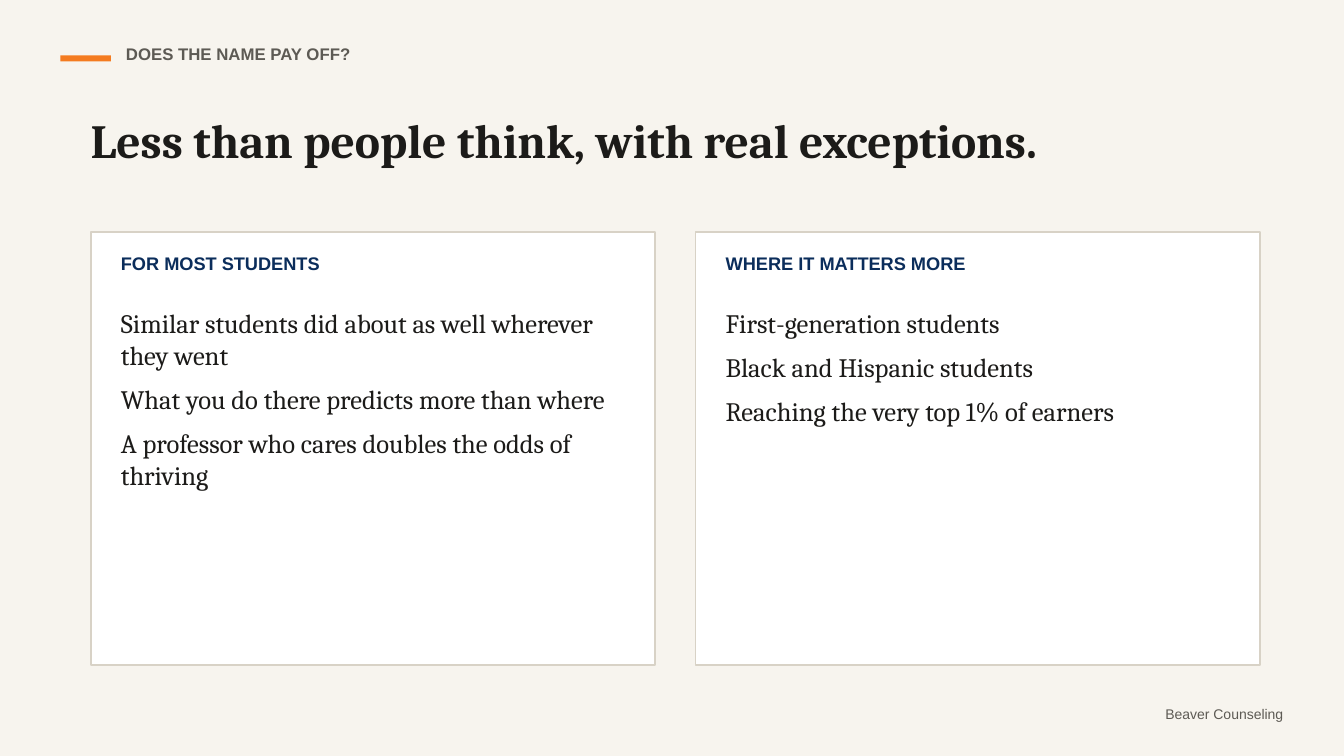
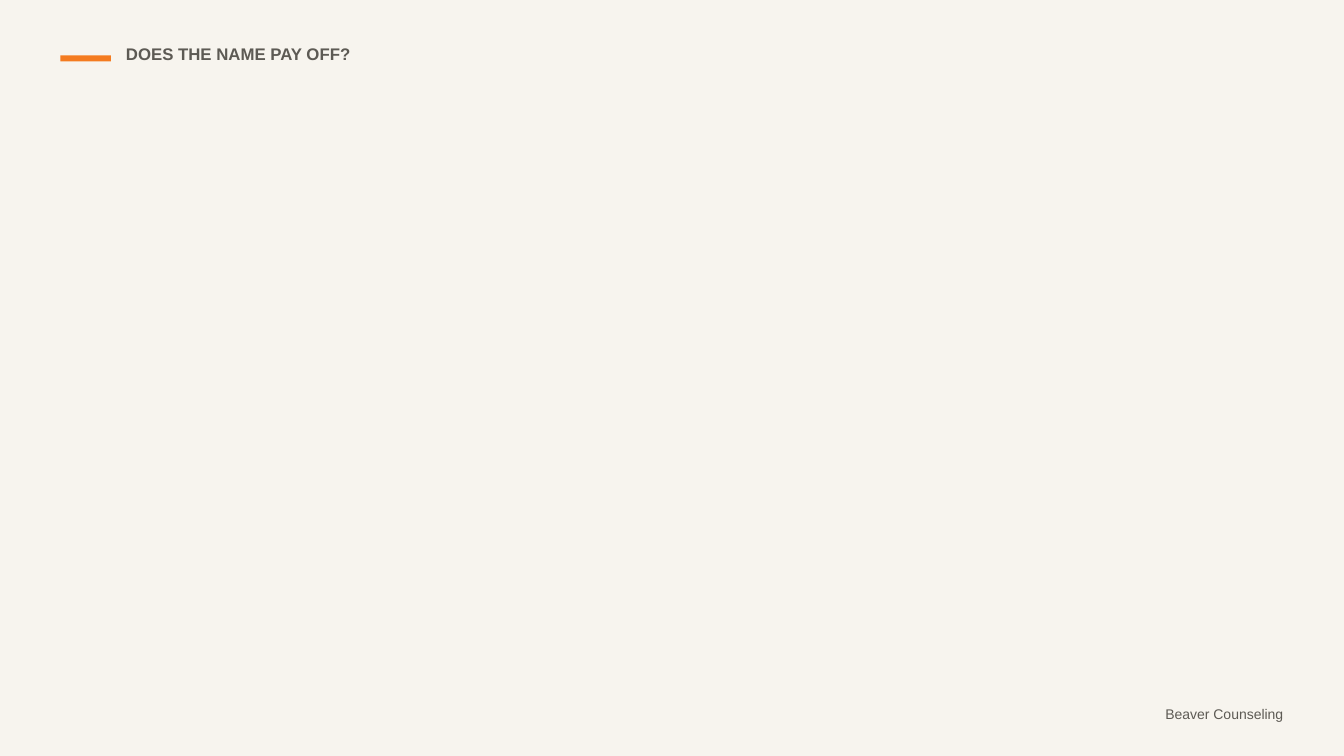
Before and after one commit to rmwtoolkit/bcds-toolkit, a slide deck: slide 6 of decks/the-college-process-lesson-v2.pptx (slide 5 before the commit). Drawn at 1344x756 pixels with LibreOffice and Linux fonts; fonts in the diff are those of the drawing; background and template pictures are left out. Boxes give left, top, right and bottom in pixels: in the first picture for what was removed or moved away, otherwise in the second. Text is boxed around its words. In the diff, an @@ line names an element or a change of style, - is before the commit and + after.

```diff
--- a/decks/the-college-process-lesson-v2.pptx
+++ b/decks/the-college-process-lesson-v2.pptx
@@ text removed at bbox=[91, 125, 1037, 168] @@
-Less than people think, with real exceptions.
@@ rectangle removed at bbox=[91, 232, 655, 665] @@
@@ rectangle removed at bbox=[696, 232, 1260, 665] @@
@@ text removed at bbox=[121, 257, 320, 270] @@
-FOR MOST STUDENTS
@@ text removed at bbox=[726, 257, 966, 270] @@
-WHERE IT MATTERS MORE
@@ text removed at bbox=[121, 314, 605, 491] @@
-Similar students did about as well wherever they went
-What you do there predicts more than where
-A professor who cares doubles the odds of thriving
@@ text removed at bbox=[726, 314, 1114, 427] @@
-First-generation students
-Black and Hispanic students
-Reaching the very top 1% of earners
```
Also in this commit, not shown: 7 other slides changed, 12 slides added, 3 slides removed, 14 other files.
